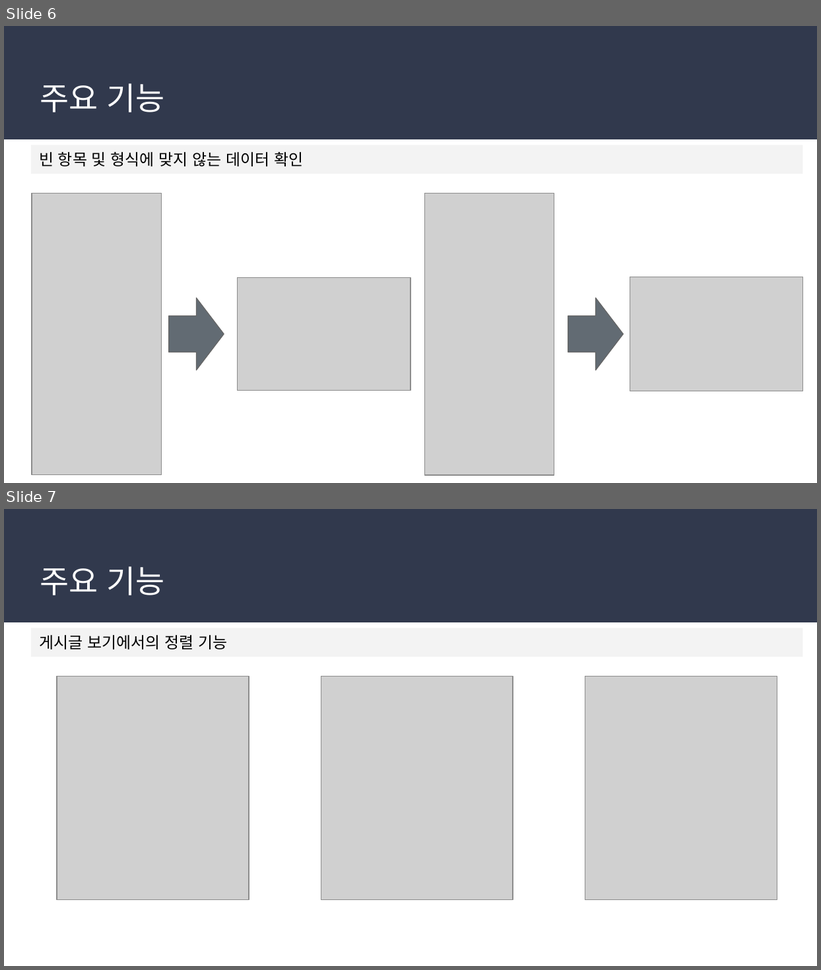
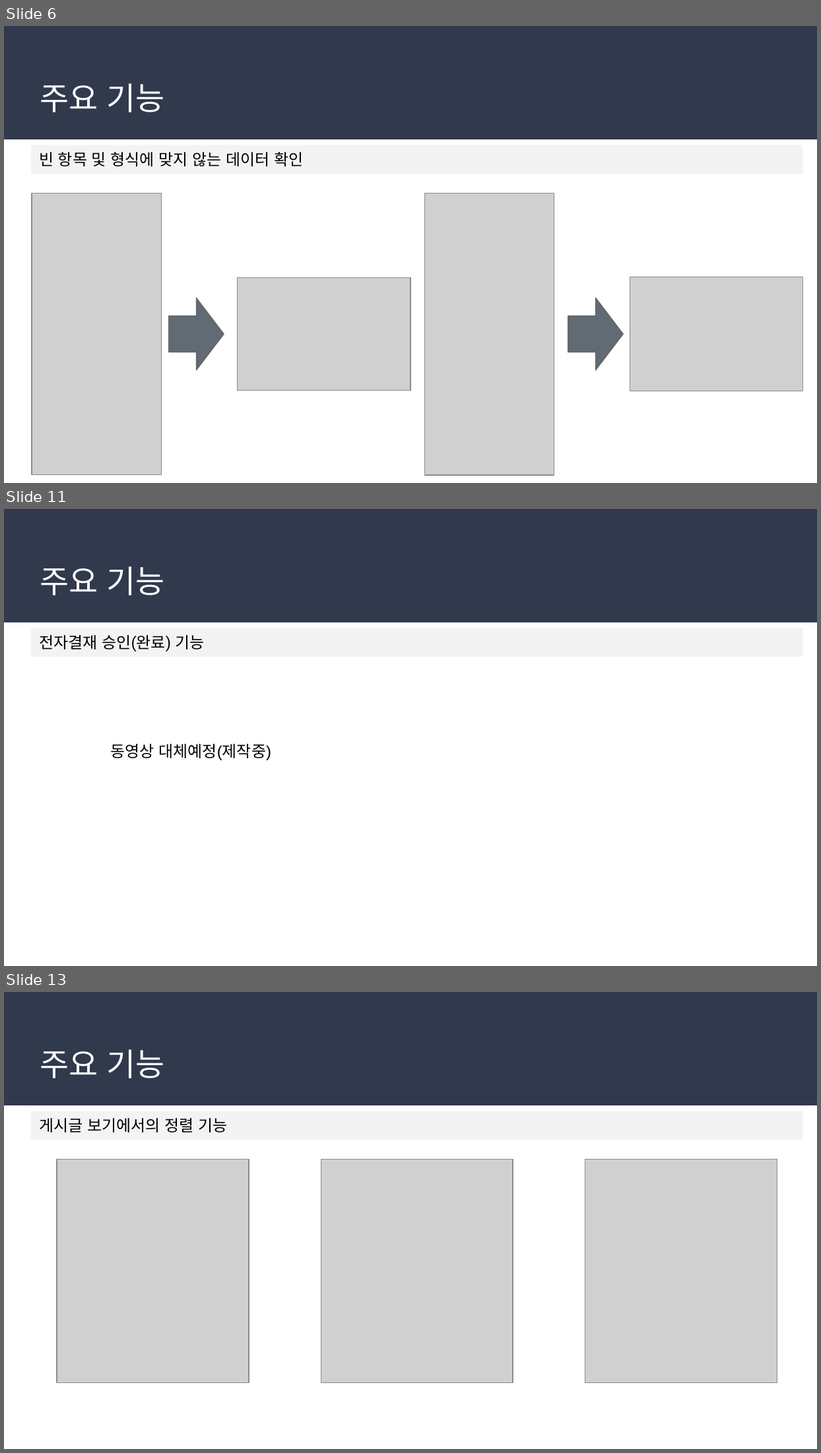
Before and after one commit to soulluna/-6th-_cosmo_1th_group, a slide deck: 작업완료포트폴리오/6. 1차 발표문서/전자결재시스템 1차 발표.pptx. Shown one above the other, each under a label of ours: slides 6 and 7 before the commit, slides 6, 11 and 13 after it; the slides between them are not shown. The pictures are 821x970 and 821x1453 pixels, drawn with LibreOffice and Linux fonts; fonts in the diff are those of the drawing; grey boxes stand for pictures. Boxes give left, top, right and bottom in pixels: in the first picture for what was removed or moved away, otherwise in the second. Text is boxed around its words. In the diff, an @@ line names an element or a change of style, - is before the commit and + after.

```diff
--- a/작업완료포트폴리오/6. 1차 발표문서/전자결재시스템 1차 발표.pptx
+++ b/작업완료포트폴리오/6. 1차 발표문서/전자결재시스템 1차 발표.pptx
@@ slide 11 added at (x1=4, y1=509, x2=817, y2=966), background #FFFFFF; not listed: 1 template element that a slide beside it also shows @@
@@ title added at (x1=40, y1=566, x2=165, y2=595), 28 pt, text #FFFFFF @@
+주요 기능
@@ rectangle added at (x1=31, y1=628, x2=803, y2=657), fill #F3F3F3, 14 pt, text #000000 @@
+전자결재 승인(완료) 기능
@@ text added at (x1=110, y1=744, x2=271, y2=760), 14 pt, text #000000 @@
+동영상 대체예정(제작중)
@@ what was slide 7 is now slide 13 @@
```
Also in this commit, not shown: 1 slide changed, 6 other slides added, 2 other files.
